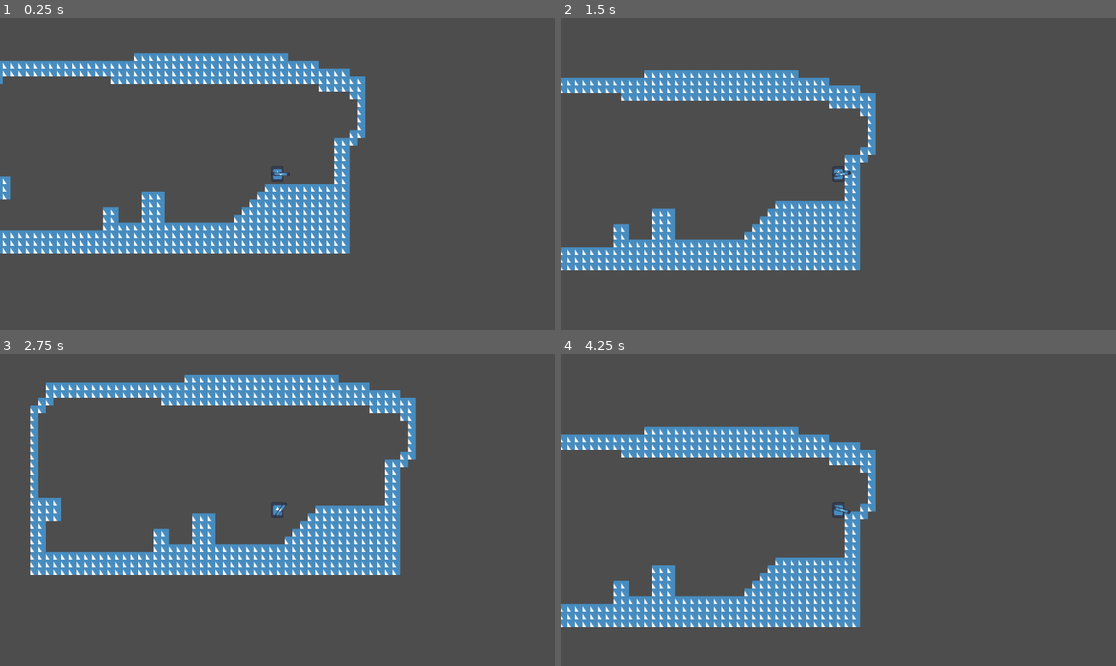
Above: before the commit, frames 1-4 (two rows, left to right).
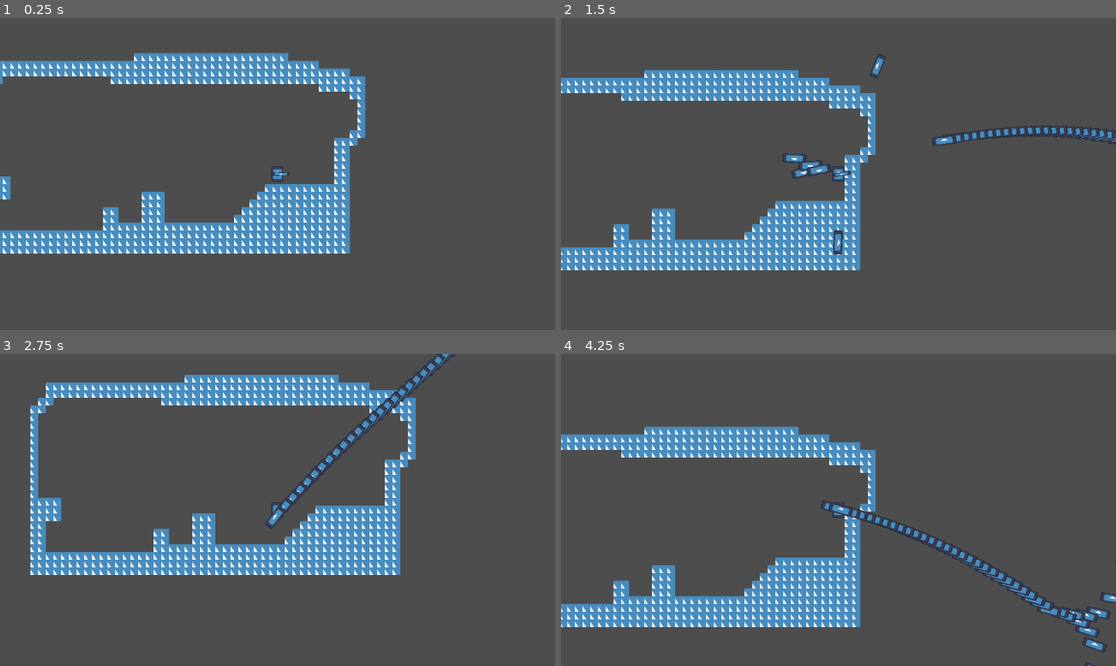
Above: after the commit, the same moments.

Repository: Wanderer22011/Underneath-It-All-year-11-game-design
Game: Godot game, scene res://scences/level_1.tscn
Two runs of this game, one before a commit and one after it. Both use one fixed random seed, a clock stepped at 60 frames per second and the inputs below. The engine's default icon, where the game draws it, is replaced by a stand-in: a white triangle on a blue panel in a dark square.
Inputs (mouse positions are in pixels of both pictures, inside the frame that each line leads up to):
- Up to frame 1 (0.25 s): no input
- Up to frame 2 (1.5 s): move the mouse to (960, 158) at 0.52 s; press the mouse at (960, 158) at 0.53 s; hold D (Right) from 0.53 s (still down); tap W (Jump) at 0.77 s; move the mouse to (727, 189) at 1.27 s; release the mouse at (727, 189) at 1.28 s; click (727, 189) at 1.35 s
- Up to frame 3 (2.75 s): tap W (Jump) at 1.52 s; move the mouse to (333, 441) at 2.02 s; release D (Right) at 2.03 s; press the mouse at (333, 441) at 2.03 s; hold A (Left) from 2.03 s (still down)
- Up to frame 4 (4.25 s): move the mouse to (810, 572) at 2.77 s; release A (Left) at 2.78 s; release the mouse at (810, 572) at 2.78 s; hold D (Right) from 2.78 s (still down); click (810, 572) at 2.85 s; tap W (Jump) at 3.02, 3.77 s; move the mouse to (1005, 556) at 3.52 s; press the mouse at (1005, 556) at 3.53 s

The runs differ from the first frame. In frame 1, less than 0.1% of the frame differs, in the area x 49-52%, y 49-51%; in frame 2, 1.1%; in frame 3, 1.1%; in frame 4, 1.5%, in the area x 46-100%, y 46-100%.

Commit message:
Added ability to shoot

Diff:
--- a/Characters/Gun.gd
+++ b/Characters/Gun.gd
@@ -1,7 +1,9 @@
 extends Sprite2D
 
+var can_fire = true
+@onready var bullet = preload("res://Characters/bullet.tscn")
 
-var rotation_speed = 20.0
+var rotation_speed = 100.0
 
 
 func _process(delta):
@@ -11,3 +13,11 @@
 
 	# Interpolate the rotation smoothly
 	rotation = lerp_angle(rotation, target_angle, rotation_speed * delta)
+	if Input.is_action_pressed("Shoot") and can_fire:
+		var bullet_instance = bullet.instantiate()
+		bullet_instance.rotation = rotation
+		bullet_instance.global_position = $Marker2D.global_position
+		get_parent().add_child(bullet_instance)
+		can_fire= false
+		get_tree().create_timer(1)
+		can_fire= true
--- a/Characters/bullet.gd
+++ b/Characters/bullet.gd
@@ -1,6 +1,6 @@
 extends Area2D
 
-export var speed = 2000
+var speed = 1000
 
 func _ready():
 	set_as_top_level(true)
@@ -8,8 +8,8 @@
 func _process(delta):
 	position += (Vector2.RIGHT*speed).rotated(rotation)* delta
 
-func _physics_process(delta):
-	yield(get_tree().create_timer(0.01), "timeout")
+func _physics_process(_delta):
+	get_tree().create_timer(1)
 	set_physics_process(false)
 
 
@@ -21,5 +21,5 @@
 
 
 
-func _on_body_entered(body):
-	queue_free()
+#func _on_body_entered(_body):
+	#queue_free()
--- /dev/null
+++ b/Characters/bullet.gdshader
@@ -0,0 +1,14 @@
+shader_type canvas_item;
+
+void vertex() {
+	// Called for every vertex the material is visible on.
+}
+
+void fragment() {
+	// Called for every pixel the material is visible on.
+}
+
+//void light() {
+	// Called for every pixel for every light affecting the CanvasItem.
+	// Uncomment to replace the default light processing function with this one.
+//}
--- a/Characters/bullet.tscn
+++ b/Characters/bullet.tscn
@@ -1,10 +1,14 @@
-[gd_scene load_steps=4 format=3 uid="uid://bfyxv2kng8gyy"]
+[gd_scene load_steps=6 format=3 uid="uid://bfyxv2kng8gyy"]
 
 [ext_resource type="Texture2D" uid="uid://bha3ww3pdj7pv" path="res://Pictures/icon.svg" id="1_hcyfj"]
 [ext_resource type="Script" path="res://Characters/bullet.gd" id="1_srmme"]
+[ext_resource type="Shader" path="res://Characters/bullet.gdshader" id="3_seld4"]
 
 [sub_resource type="RectangleShape2D" id="RectangleShape2D_4j117"]
 size = Vector2(491.921, 870.402)
+
+[sub_resource type="ShaderMaterial" id="ShaderMaterial_jpxw1"]
+shader = ExtResource("3_seld4")
 
 [node name="Bullet" type="Area2D"]
 scale = Vector2(0.0996094, 0.0195312)
@@ -14,14 +18,15 @@
 position = Vector2(-5.01961, 25.6001)
 shape = SubResource("RectangleShape2D_4j117")
 
+[node name="VisibleOnScreenNotifier2D" type="VisibleOnScreenNotifier2D" parent="."]
+material = SubResource("ShaderMaterial_jpxw1")
+position = Vector2(-5.01962, 0)
+scale = Vector2(18.5725, 46.0801)
+
 [node name="Sprite2D" type="Sprite2D" parent="."]
 position = Vector2(0, -3.05176e-05)
 scale = Vector2(3.89951, 7.50002)
 texture = ExtResource("1_hcyfj")
 
-[node name="VisibleOnScreenNotifier2D" type="VisibleOnScreenNotifier2D" parent="."]
-position = Vector2(-5.01962, 0)
-scale = Vector2(18.5725, 46.0801)
-
 [connection signal="body_entered" from="." to="." method="_on_body_entered"]
 [connection signal="screen_exited" from="VisibleOnScreenNotifier2D" to="." method="_on_visible_on_screen_notifier_2d_screen_exited"]
--- a/project.godot
+++ b/project.godot
@@ -14,6 +14,10 @@
 run/main_scene="res://scences/level_1.tscn"
 config/features=PackedStringArray("4.2", "GL Compatibility")
 config/icon="res://Pictures/icon.svg"
+
+[display]
+
+window/size/mode=2
 
 [input]
 
